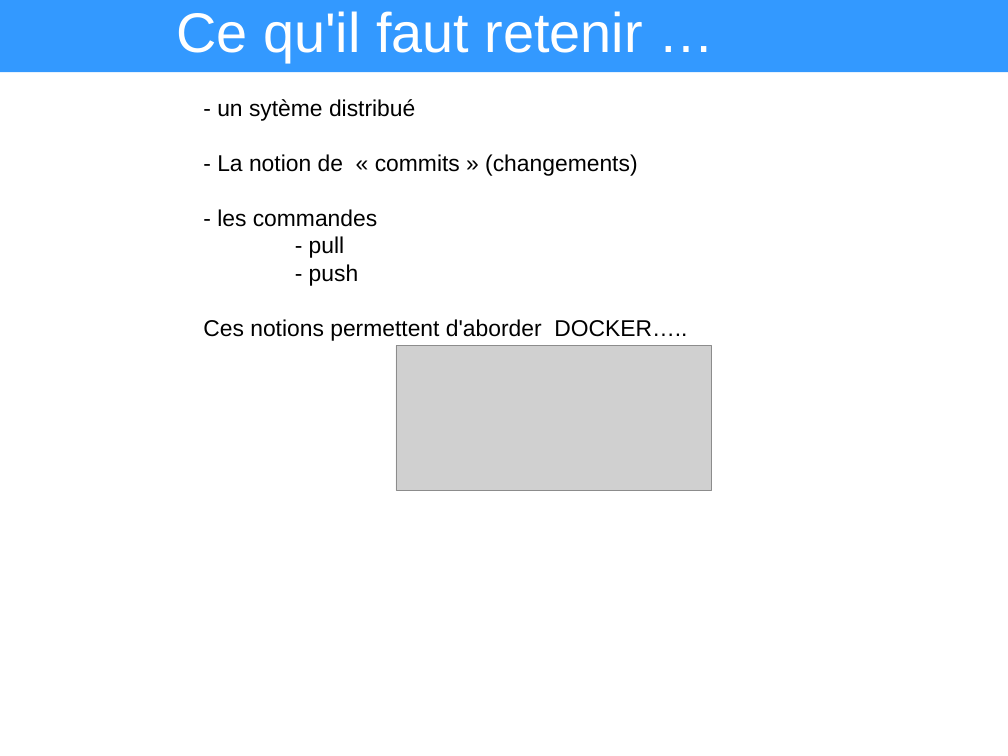
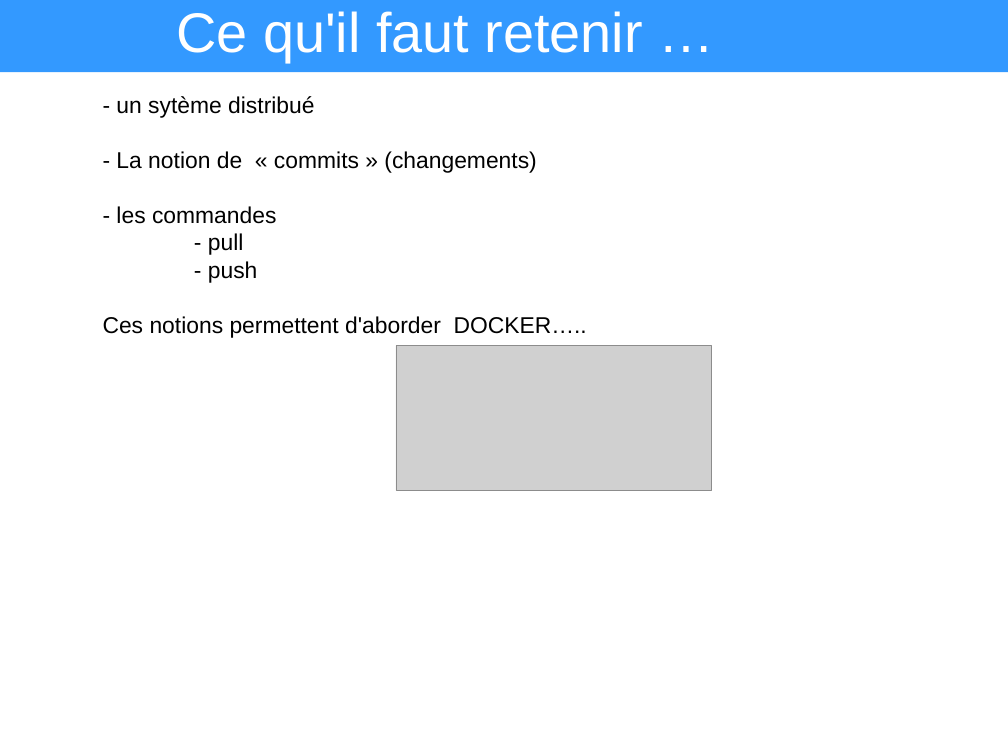
Before and after one commit to heylve/current, a slide deck: slide 20 of Presentations/git_explained.odp. Drawn at 1008x756 pixels with LibreOffice and Linux fonts; fonts in the diff are those of the drawing; grey boxes stand for pictures. Boxes give left, top, right and bottom in pixels: in the first picture for what was removed or moved away, otherwise in the second. Text is boxed around its words. In the diff, an @@ line names an element or a change of style, - is before the commit and + after.

```diff
--- a/Presentations/git_explained.odp
+++ b/Presentations/git_explained.odp
@@ text "- un sytème distribué": place and size @@
-text "- un sytème distribué" at (203, 99, 687, 341)
+text "- un sytème distribué" at (103, 96, 587, 338)
```
Also in this commit, not shown: 2 other slides changed, 33 other files.
